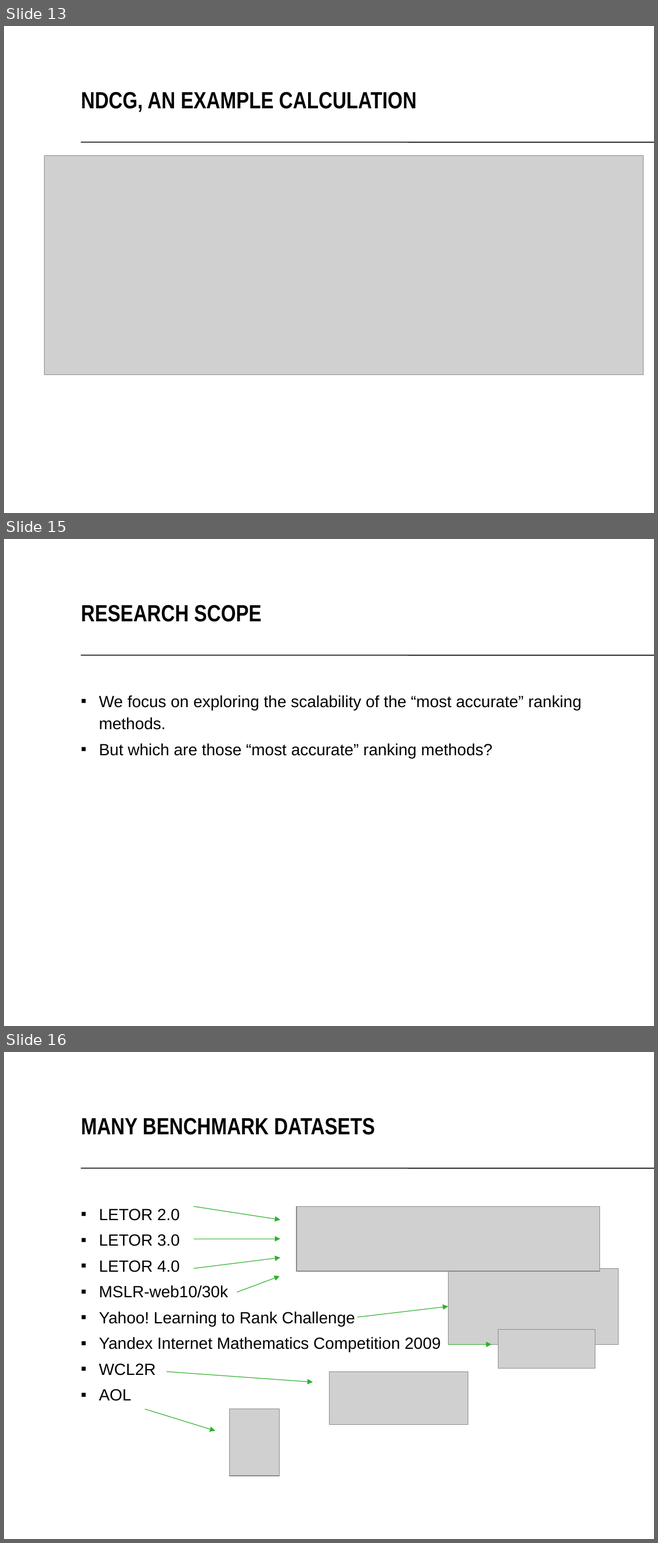
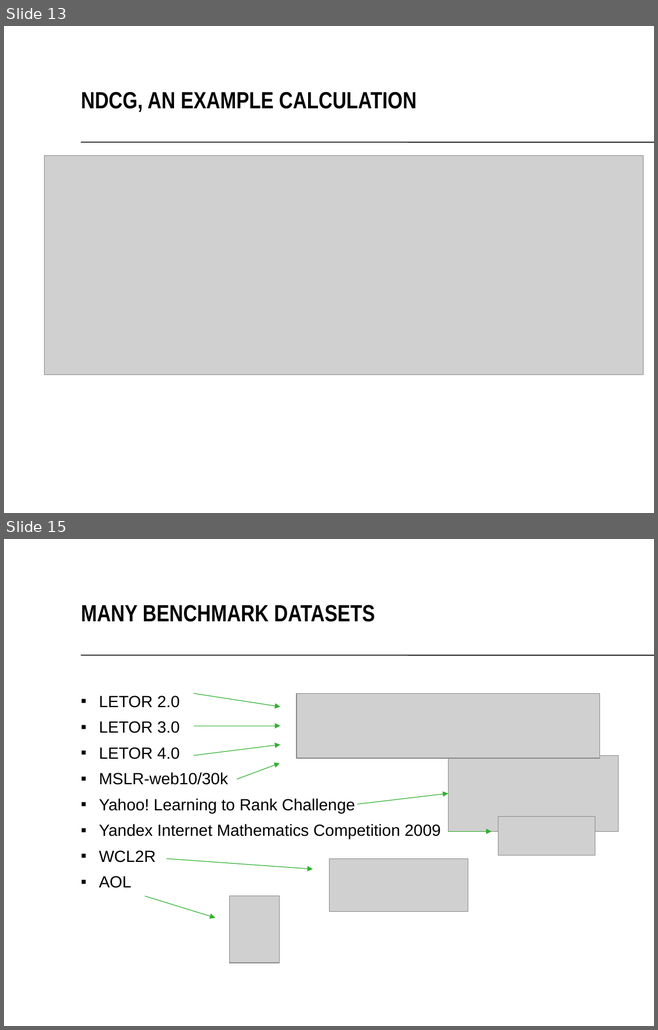
Before and after one commit to TaXxER/Afstuderen, a slide deck: presentation/Scaling Learning to Rank to Big data.pptx. Shown one above the other, each under a label of ours: slides 13, 15 and 16 before the commit, slides 13 and 15 after it; the slides between them are not shown. The pictures are 658x1543 and 658x1030 pixels, drawn with LibreOffice and Linux fonts; fonts in the diff are those of the drawing; grey boxes stand for pictures; background and template pictures are left out. Boxes give left, top, right and bottom in pixels: in the first picture for what was removed or moved away, otherwise in the second. Text is boxed around its words. In the diff, an @@ line names an element or a change of style, - is before the commit and + after.

```diff
--- a/presentation/Scaling Learning to Rank to Big data.pptx
+++ b/presentation/Scaling Learning to Rank to Big data.pptx
@@ slide 15 removed at box(4, 539, 654, 1026), background #FFFFFF; not listed: 1 template element that a slide beside it also shows @@
@@ text removed at box(81, 605, 262, 622) @@
-RESEARCH SCOPE
@@ text removed at box(99, 695, 581, 758) @@
-▪ We focus on exploring the scalability of the “most accurate” ranking methods.
-▪ But which are those “most accurate” ranking methods?
@@ what was slide 16 is now slide 15 @@
```
Also in this commit, not shown: 1 slide added, 2 other slides removed, 3 other files.
